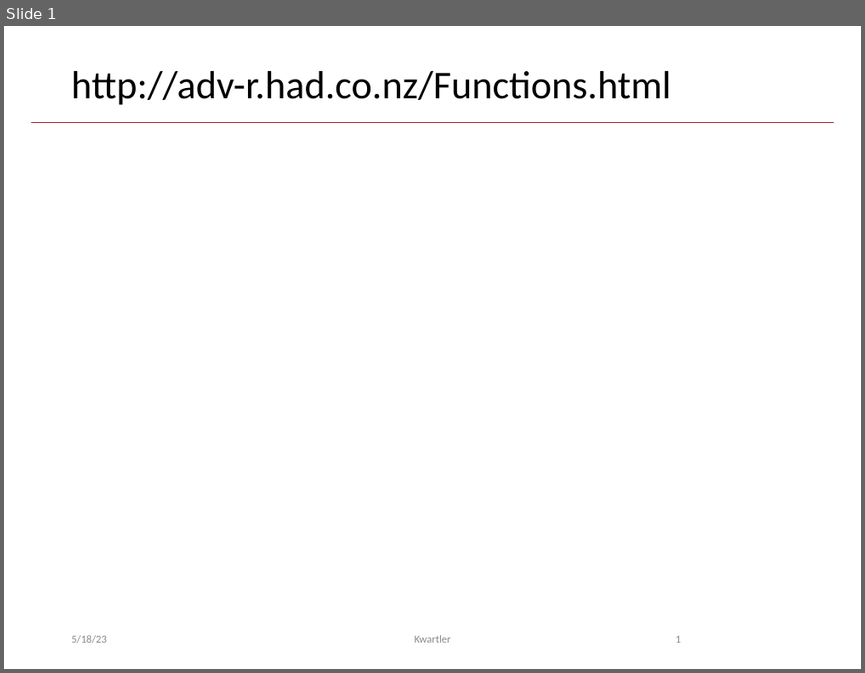
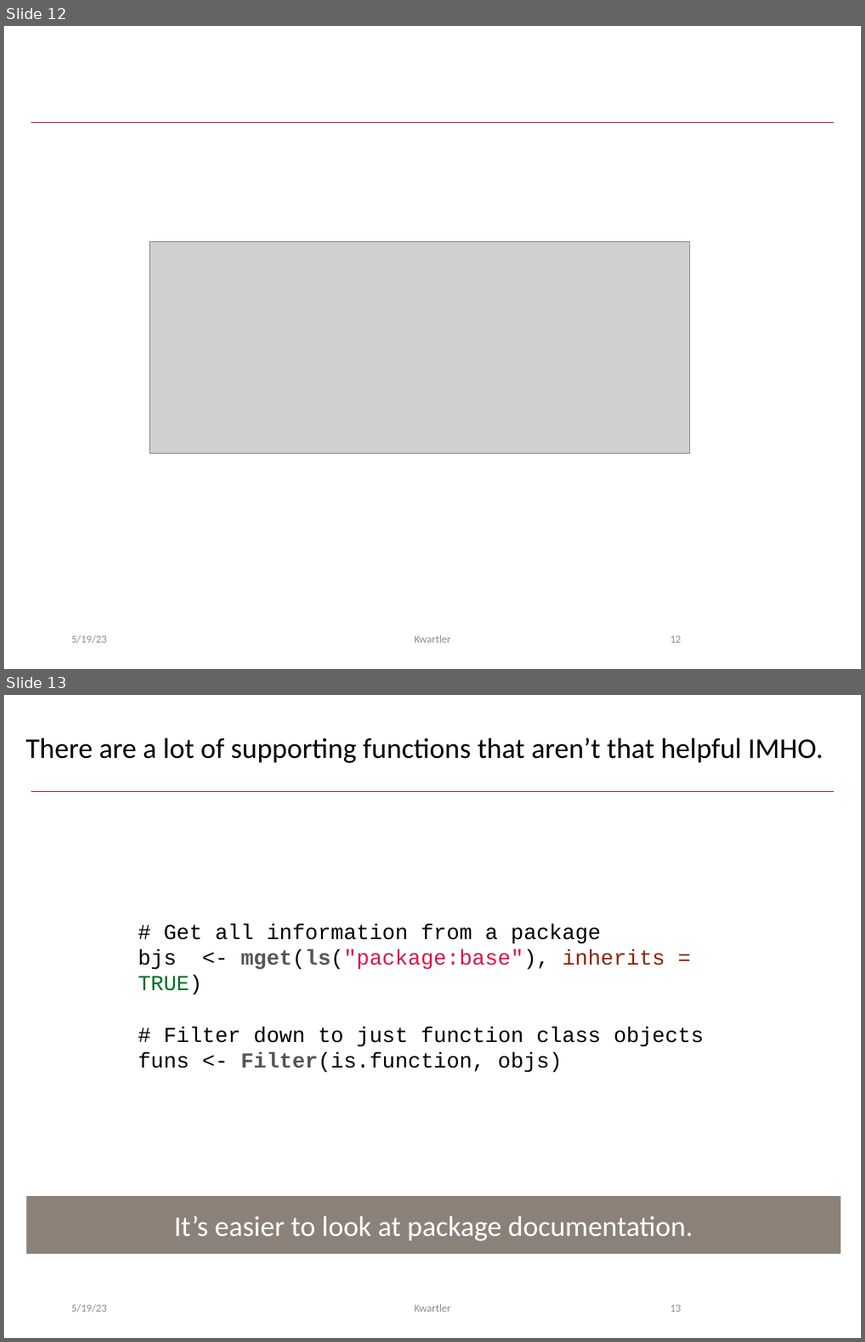
Before and after one commit to kwartler/Hult_Intro2R, a slide deck: lessons/D_Loops_Logicals_Functions/A_Functions.pptx. Shown one above the other, each under a label of ours: slide 1 before the commit, slides 12 and 13 after it. The pictures are 865x673 and 865x1342 pixels, drawn with LibreOffice and Linux fonts; fonts in the diff are those of the drawing; grey boxes stand for pictures. Boxes give left, top, right and bottom in pixels: in the first picture for what was removed or moved away, otherwise in the second. Text is boxed around its words. In the diff, an @@ line names an element or a change of style, - is before the commit and + after.

```diff
--- a/lessons/D_Loops_Logicals_Functions/A_Functions.pptx
+++ b/lessons/D_Loops_Logicals_Functions/A_Functions.pptx
@@ slide 13 added at box(4, 695, 861, 1338), background #FFFFFF; not listed: 1 template element that a slide beside it also shows @@
@@ title added at box(26, 737, 823, 763), 24 pt, text #000000 @@
+There are a lot of supporting functions that aren’t that helpful IMHO.
@@ text added at box(138, 923, 704, 1072), 18 pt, text #000000 @@
+# Get all information from a package
+bjs <- mget(ls("package:base"), inherits = TRUE)
+# Filter down to just function class objects
+funs <- Filter(is.function, objs)
@@ rectangle added at box(26, 1197, 840, 1253), fill #8C8179, 24 pt, text #FFFFFF @@
+It’s easier to look at package documentation.
@@ text added at box(71, 1304, 107, 1312), 9 pt, text #8C8C8C @@
+5/19/23
@@ text added at box(415, 1304, 451, 1311), 9 pt, text #8C8C8C @@
+Kwartler
@@ page number added at box(670, 1304, 681, 1311), 9 pt, text #8C8C8C @@
+13
@@ what was slide 1 is now slide 12 @@
@@ slide 12 changed as well @@
@@ title removed at box(71, 71, 671, 105) @@
-http://adv-r.had.co.nz/Functions.html
@@ picture added at box(149, 241, 689, 453) @@
@@ page number at box(670, 635, 681, 642): text changed @@
-1
+12
```
Also in this commit, not shown: 17 other slides added.
